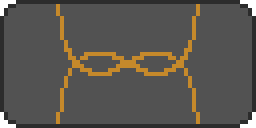
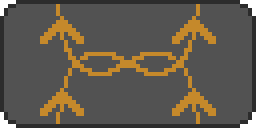
Before/after of a (256, 128) layered artwork. What changed in the layer stack:
added layer "Arrow" (1st of 4) above "Arrow" over [40, 92, 84, 116]
added layer "Arrow" (2nd of 4) above "Arrow" over [172, 92, 216, 116]
added layer "Arrow" (3rd of 4) above "Arrow" over [40, 20, 84, 44]
added layer "Arrow" (4th of 4) above "Splitter" over [172, 20, 216, 44]
